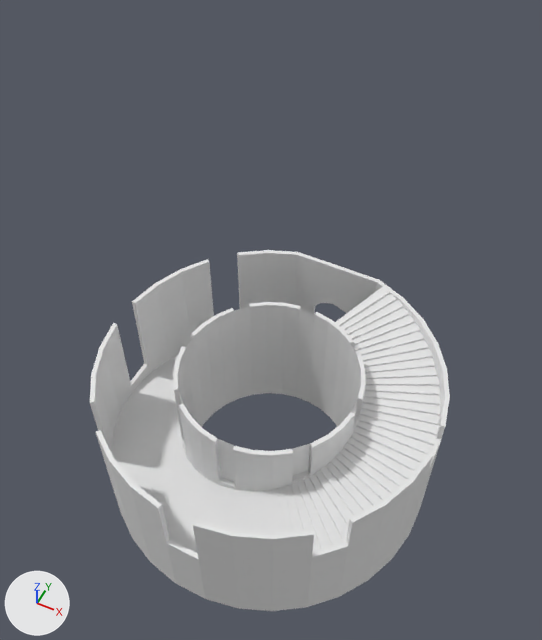
One commit to the Blender file Assets/models/templates_small_tower.blend: the scene before it, then after it.
Before and after are seen from a 50 mm camera at (7.9, -23.4, 28.5) aimed at (-0.2, -7.1, 8.2). Every picture has the same lights, and +X, +Y and +Z are marked at lower left.

The first picture shows 'template_small_tower_facade1', 'template_small_tower_facade_base', 'template_smalltower_shaft', 'template_stairs'.
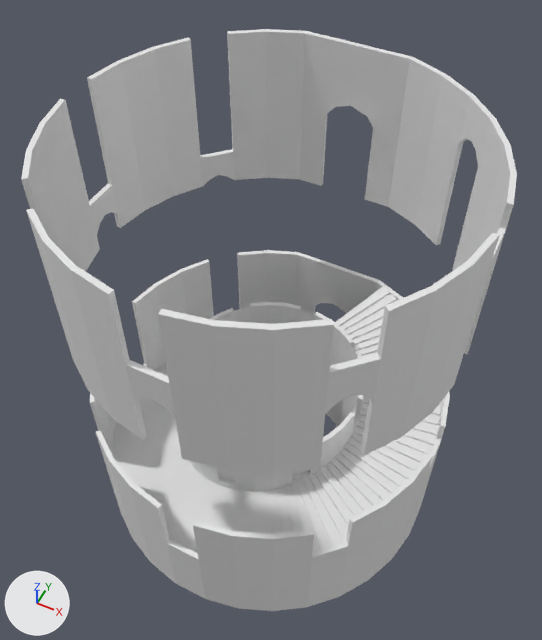
Location of each change, (x1, y1, x2, y2) in pixels of the pictures (542 x 640 px):
'template_small_tower_facade1', moved
    before: (95, 250, 449, 551)
    after: (21, 29, 517, 473)
'template_smalltower_shaft', unchanged, covered by the edit
    before: (173, 302, 366, 492)
    after: (189, 302, 364, 492)

What the commit changed:
Object 'template_small_tower_facade1' (ob_template_small_tower_facade1) moves from (0.0, 0.0, 0.0) to (0.0, 0.0, 10.18).
